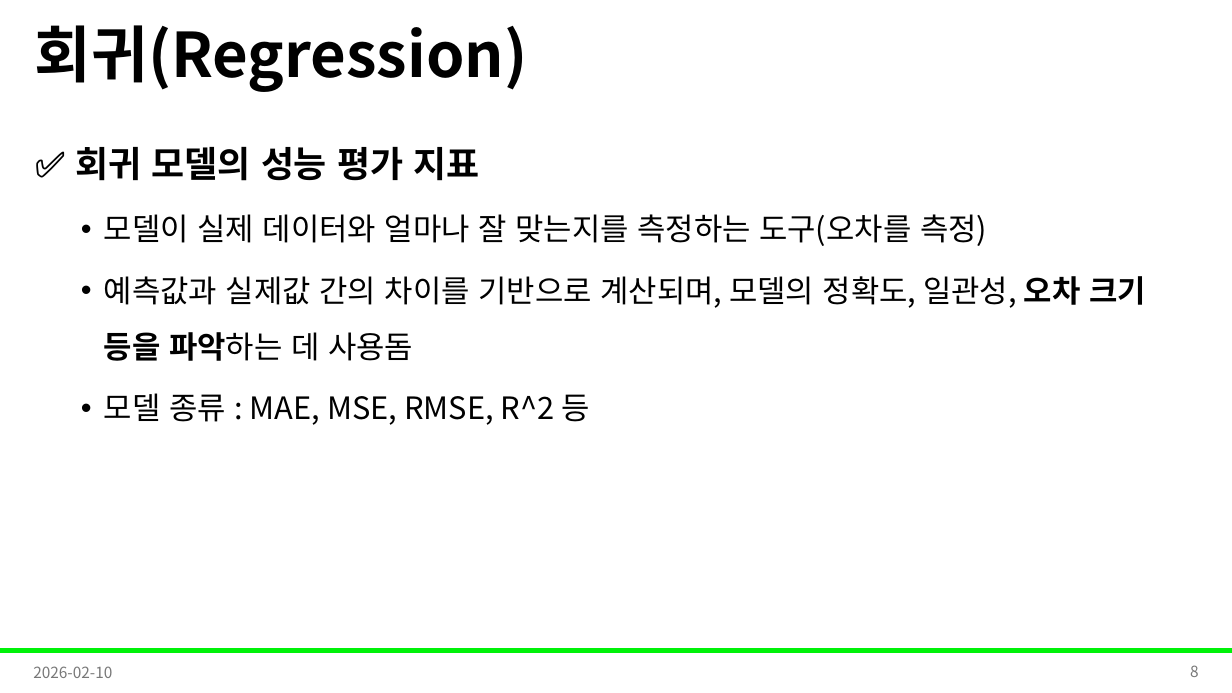
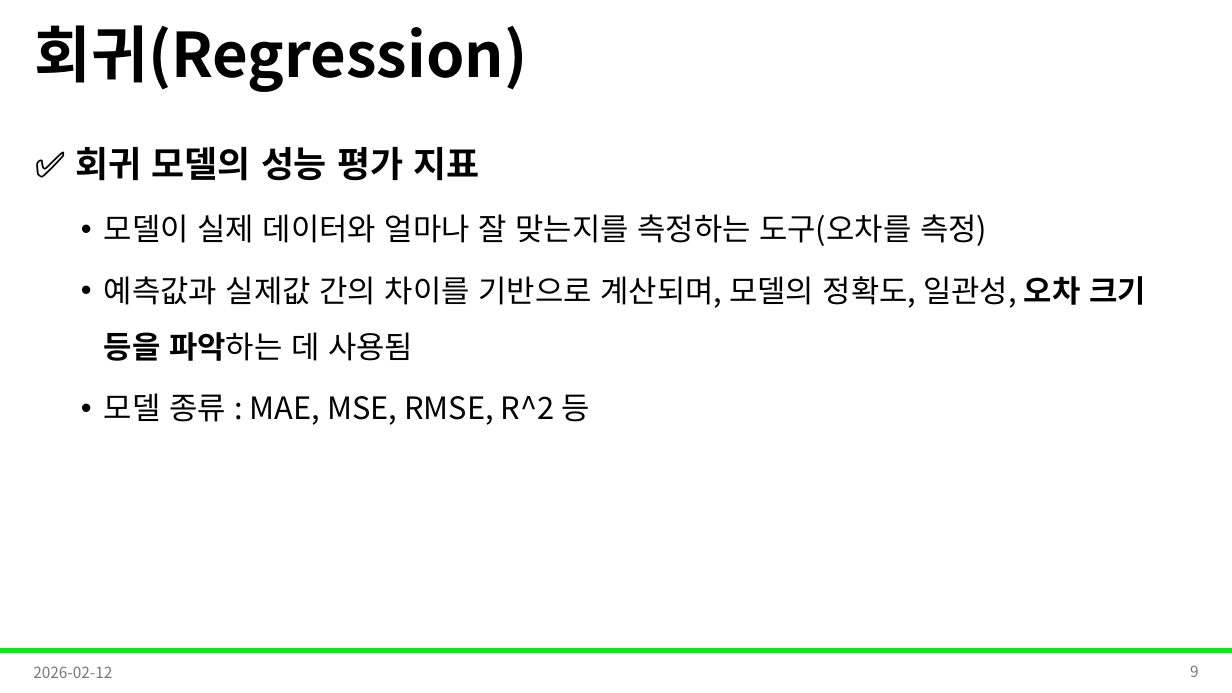
Before and after one commit to Leader-Lesson/KDT_RE_5th, a slide deck: slide 9 of material/5_AI/09_회귀와경사하강법.pptx (slide 8 before the commit). Drawn at 1232x693 pixels with LibreOffice and Linux fonts; fonts in the diff are those of the drawing; background and template pictures are left out. Boxes give left, top, right and bottom in pixels: in the first picture for what was removed or moved away, otherwise in the second. Text is boxed around its words. In the diff, an @@ line names an element or a change of style, - is before the commit and + after.

```diff
--- a/material/5_AI/09_회귀와경사하강법.pptx
+++ b/material/5_AI/09_회귀와경사하강법.pptx
@@ text at (104,276,1146,361): text changed @@
-  • 예측값과 실제값 간의 차이를 기반으로 계산되며, 모델의 정확도, 일관성, 오차 크기 등을 파악하는 데 사용돔
+  • 예측값과 실제값 간의 차이를 기반으로 계산되며, 모델의 정확도, 일관성, 오차 크기 등을 파악하는 데 사용됨
@@ text at (33,666,112,678): text changed @@
-2026-02-10
+2026-02-12
@@ page number at (1190,665,1199,677): text changed @@
-8
+9
```
Also in this commit, not shown: 34 other slides changed, 3 slides added, 2 other files.
